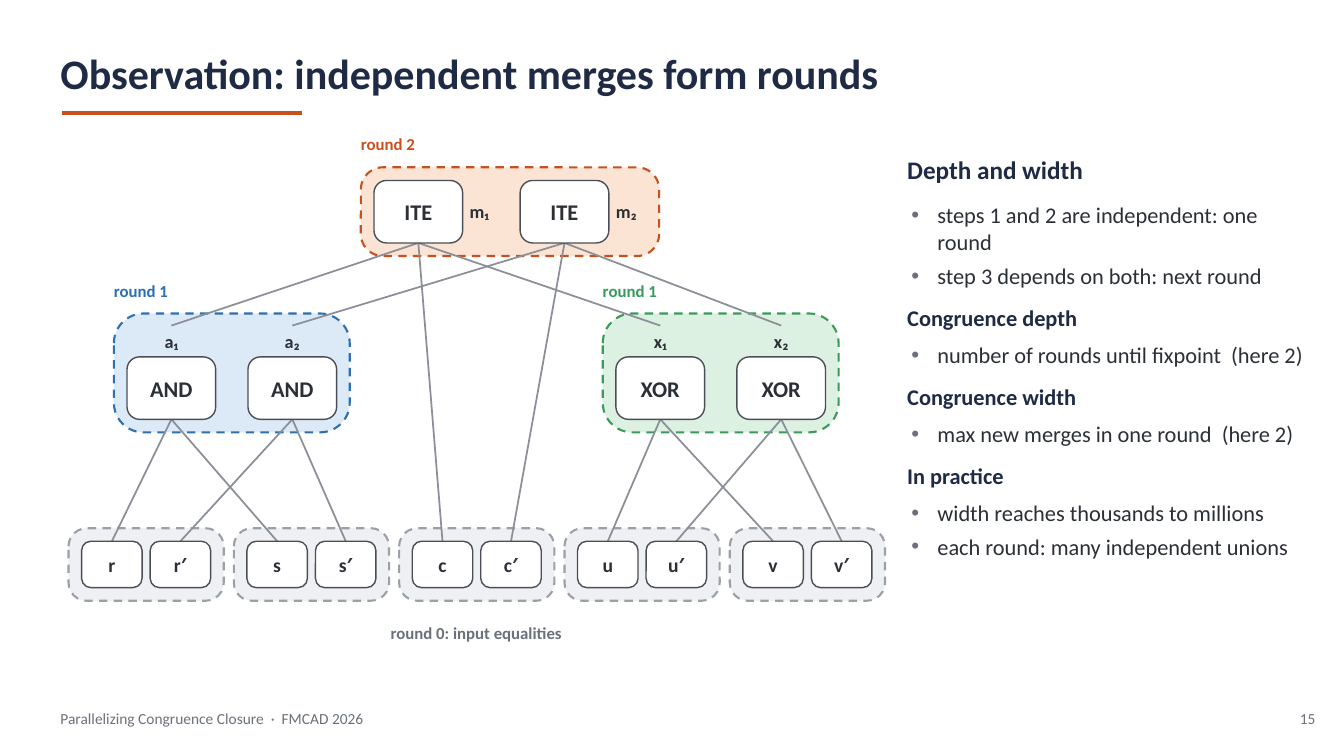
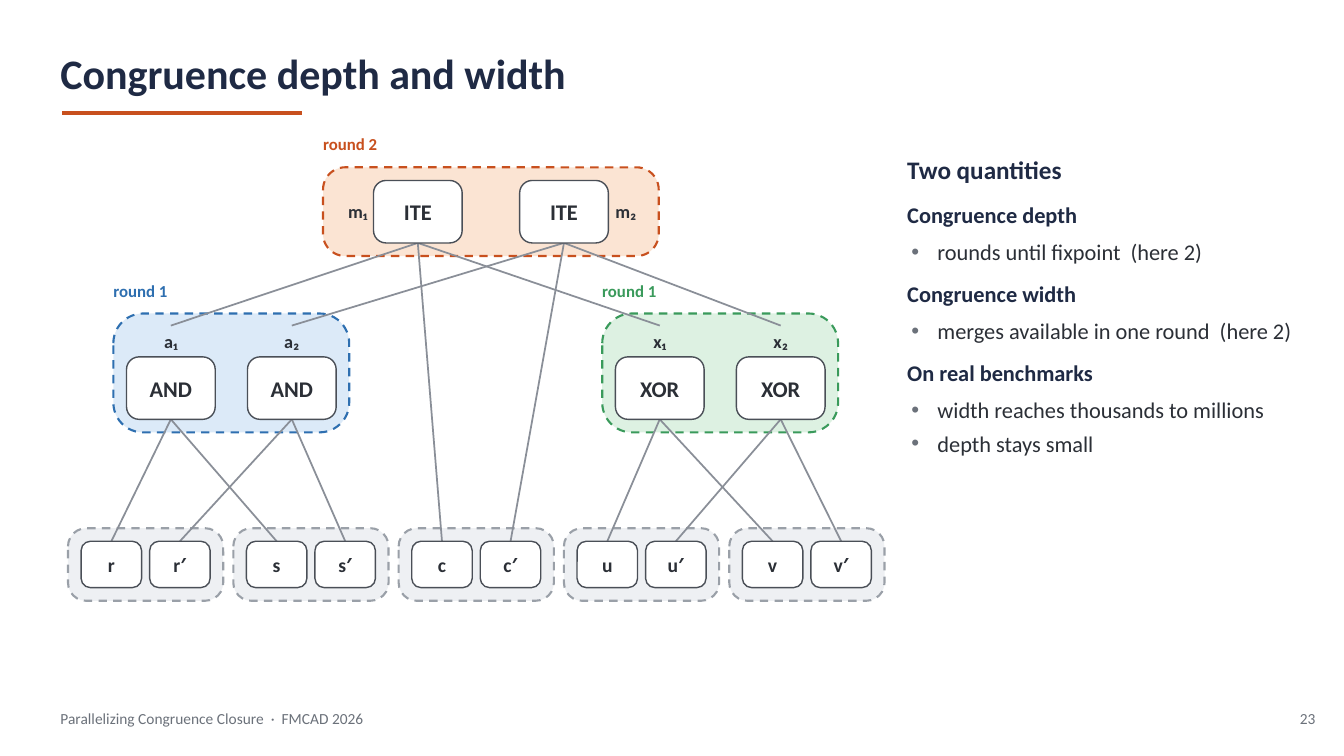
Before and after one commit to amarshah1/parallelcc-paper, a slide deck: slide 23 of slides/parallelcc-part1.pptx (slide 15 before the commit). Drawn at 1344x756 pixels with LibreOffice and Linux fonts; fonts in the diff are those of the drawing. Boxes give left, top, right and bottom in pixels: in the first picture for what was removed or moved away, otherwise in the second. Text is boxed around its words. In the diff, an @@ line names an element or a change of style, - is before the commit and + after.

```diff
--- a/slides/parallelcc-part1.pptx
+++ b/slides/parallelcc-part1.pptx
@@ text at box(60, 59, 565, 96): text changed @@
-Observation: independent merges form rounds
+Congruence depth and width
@@ text "round 2": place and size @@
-text "round 2" at box(361, 138, 414, 150)
+text "round 2" at box(323, 138, 377, 150)
@@ rounded rectangle: place and size @@
-rounded rectangle at box(361, 167, 659, 256)
+rounded rectangle at box(323, 167, 658, 256)
@@ text at box(907, 161, 1062, 183): text changed @@
-Depth and width
+Two quantities
@@ text "m₁": place and size @@
-text "m₁" at box(470, 209, 489, 220)
+text "m₁" at box(348, 209, 367, 220)
@@ text "m₁" at box(348, 209, 367, 220): alignment left to right @@
@@ text at box(937, 207, 1261, 288): paragraphs removed @@
-• steps 1 and 2 are independent: one round
-• step 3 depends on both: next round
@@ text at box(937, 244, 1202, 264): text changed @@
-• number of rounds until fixpoint (here 2)
+• rounds until fixpoint (here 2)
@@ text at box(907, 323, 1291, 381): text changed @@
-• max new merges in one round (here 2)
-In practice
+• merges available in one round (here 2)
+On real benchmarks
@@ text at box(937, 436, 1093, 456): text changed @@
-• each round: many independent unions
+• depth stays small
@@ text removed at box(391, 627, 562, 642) @@
-round 0: input equalities
@@ text at box(1300, 714, 1316, 724): text changed @@
-15
+23
```
Also in this commit, not shown: 19 other slides changed, 13 slides added, 4 slides removed, 2 other files.
